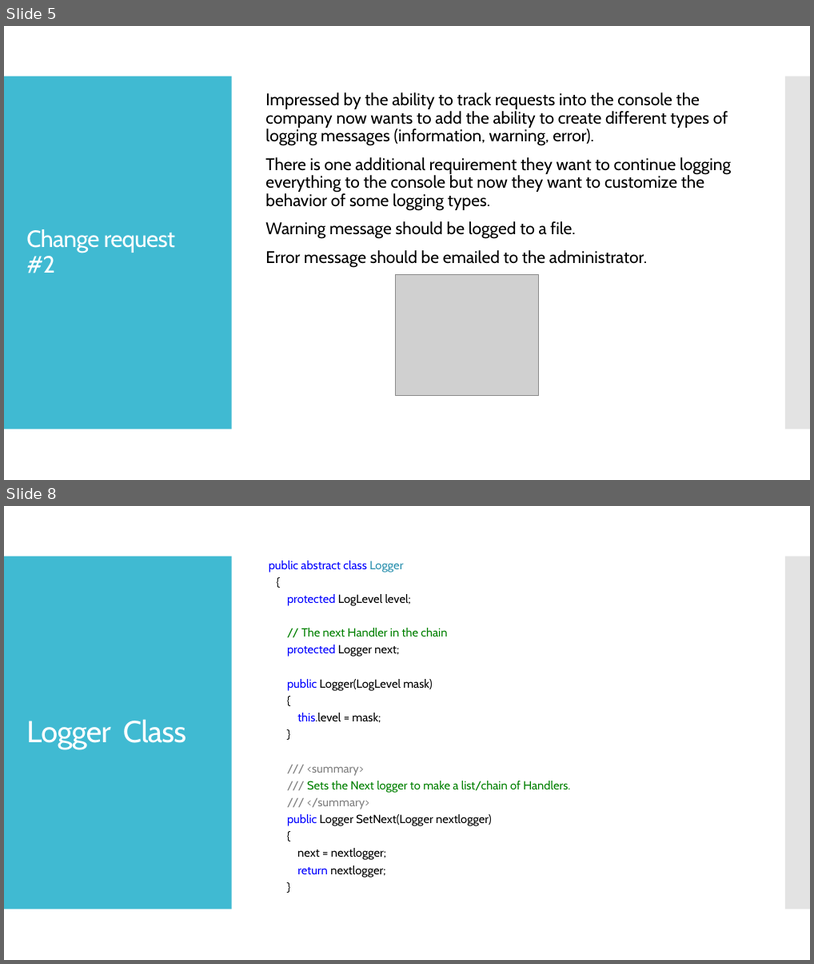
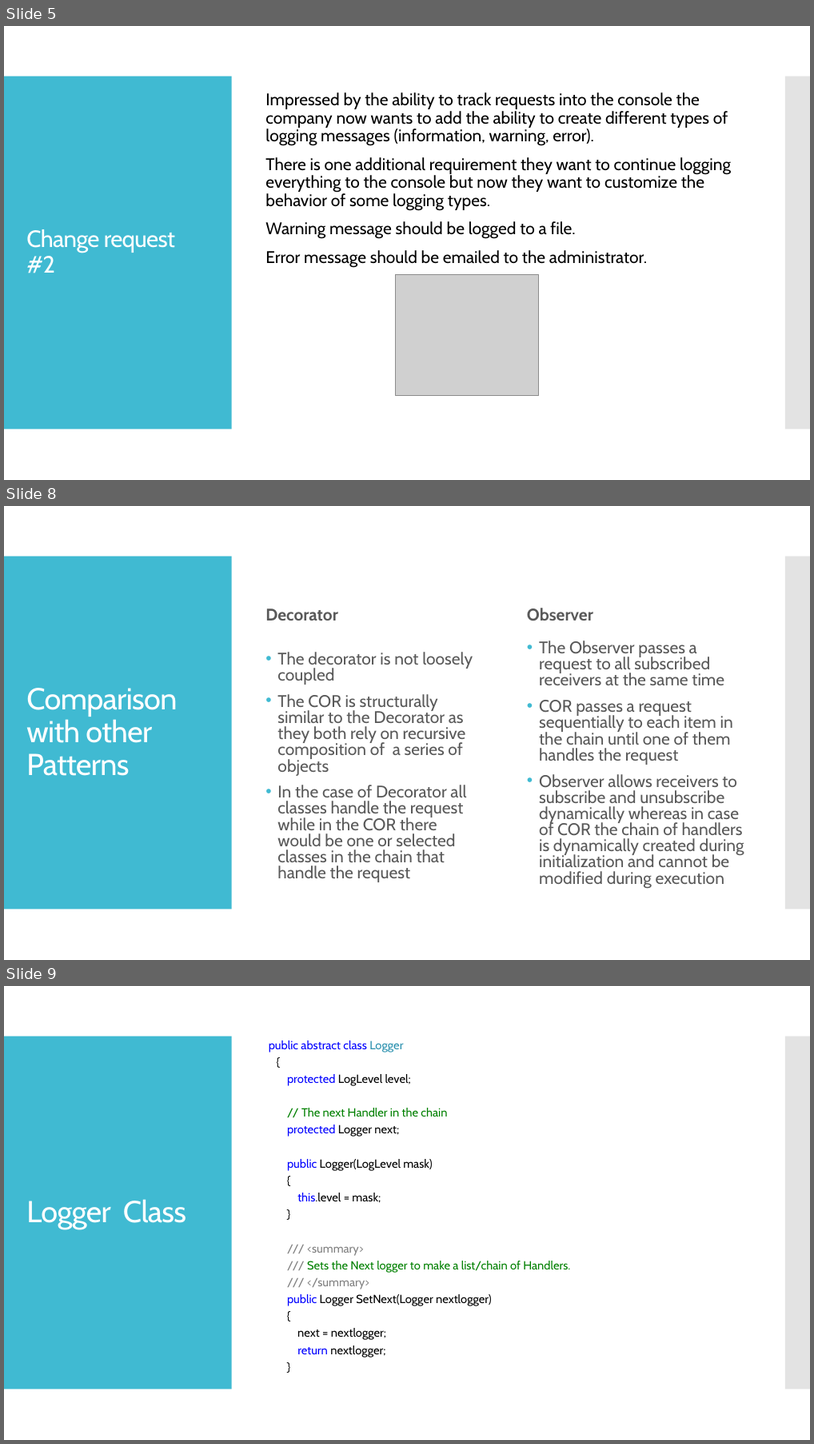
Before and after one commit to OOD-Team2/ChainOfResponsibility-Presentation, a slide deck: ChainOfResponsibility.pptx. Shown one above the other, each under a label of ours: slides 5 and 8 before the commit, slides 5, 8 and 9 after it; the slides between them are not shown. The pictures are 814x964 and 814x1444 pixels, drawn with LibreOffice and Linux fonts; fonts in the diff are those of the drawing; grey boxes stand for pictures. Boxes give left, top, right and bottom in pixels: in the first picture for what was removed or moved away, otherwise in the second. Text is boxed around its words. In the diff, an @@ line names an element or a change of style, - is before the commit and + after.

```diff
--- a/ChainOfResponsibility.pptx
+++ b/ChainOfResponsibility.pptx
@@ slide 8 added at bbox=[4, 506, 810, 960], background #FFFFFF; not listed: 2 template elements that a slide beside it also shows @@
@@ text added at bbox=[266, 608, 338, 620], 20 pt, text #595959, bold @@
+Decorator
@@ text added at bbox=[527, 608, 594, 621], 20 pt, text #595959, bold @@
+Observer
@@ text added at bbox=[539, 640, 745, 888], 20 pt, text #595959 @@
+• The Observer passes a request to all subscribed receivers at the same time
+• COR passes a request sequentially to each item in the chain until one of them handles the request
+• Observer allows receivers to subscribe and unsubscribe dynamically whereas in case of COR the chain of handlers is dynamically created during initialization and cannot be modified during execution
@@ text added at bbox=[278, 652, 473, 882], 20 pt, text #595959 @@
+• The decorator is not loosely coupled
+• The COR is structurally similar to the Decorator as they both rely on recursive composition of a series of objects
+• In the case of Decorator all classes handle the request while in the COR there would be one or selected classes in the chain that handle the request
@@ title added at bbox=[26, 688, 177, 776], 36 pt, text #FFFFFF @@
+Comparison with other Patterns
@@ what was slide 8 is now slide 9 @@
```
Also in this commit, not shown: 2 slides changed, 5 other slides added, 1 slide removed.
